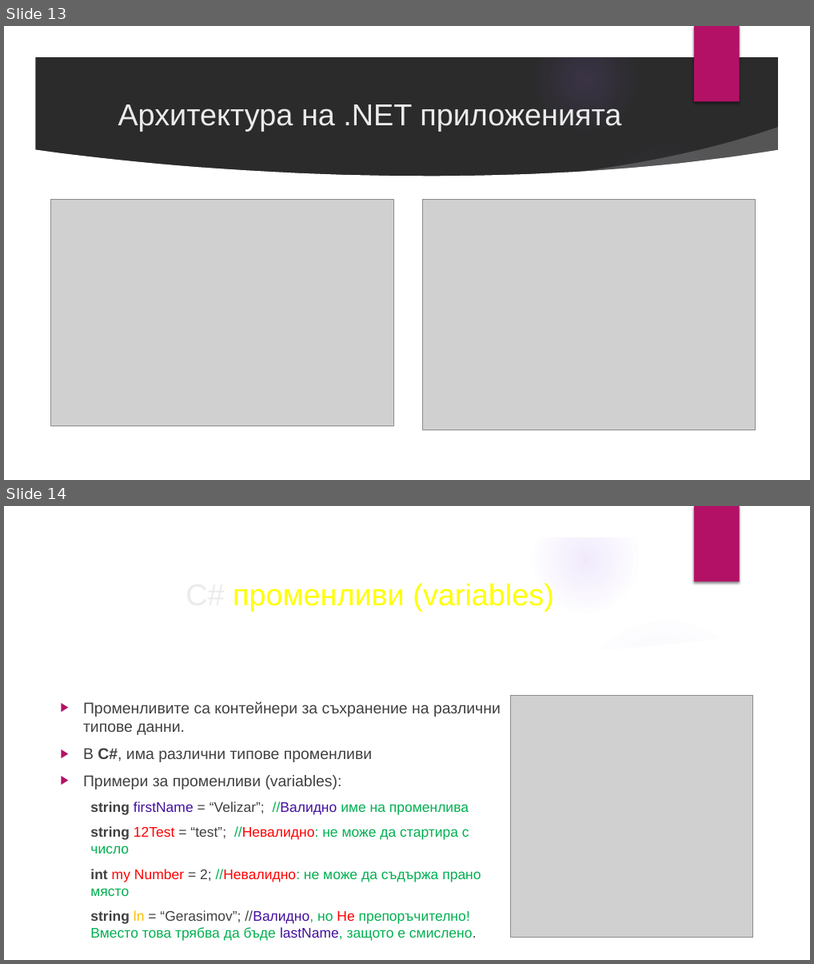
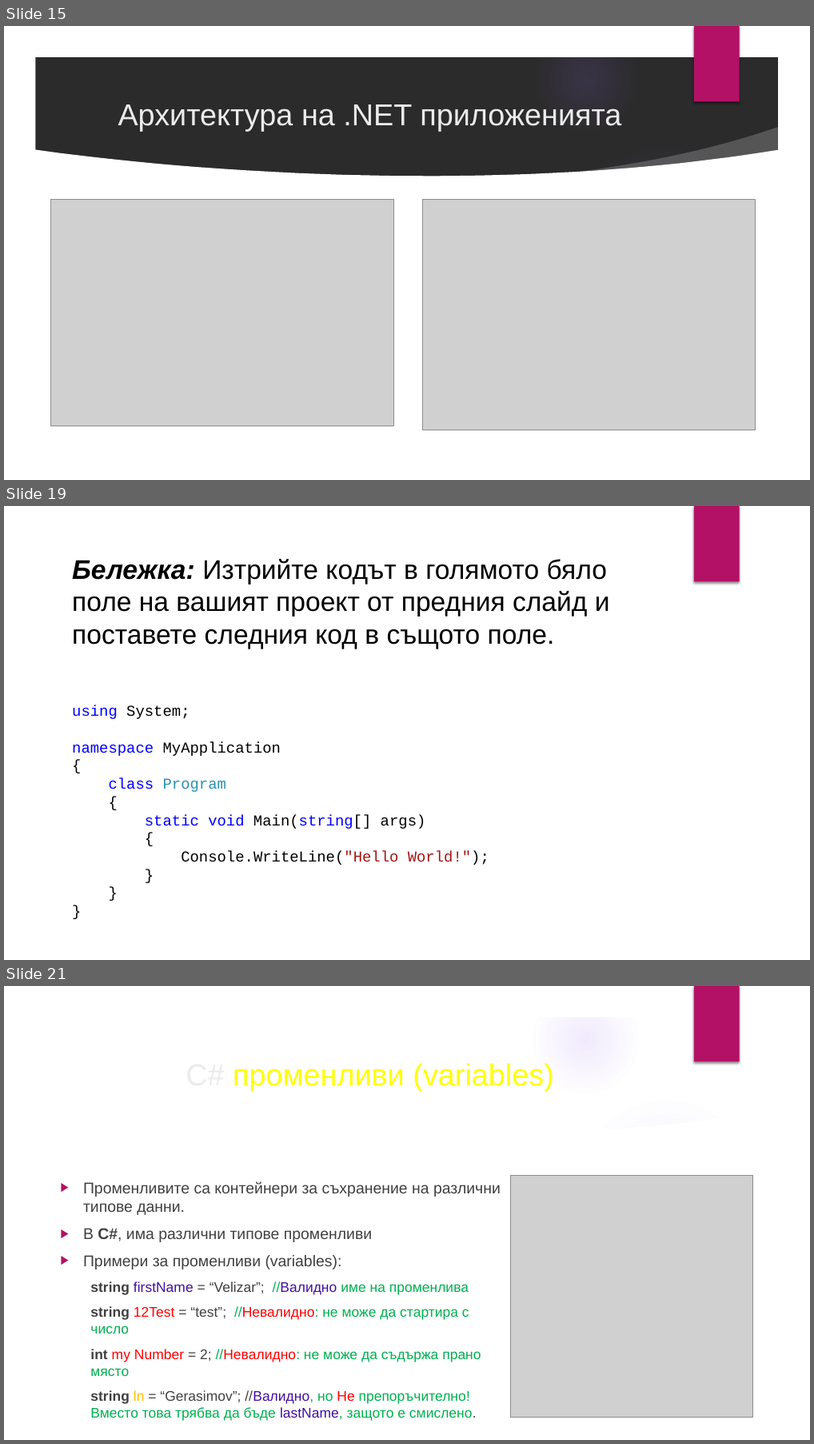
Before and after one commit to velizar92/CSharp-Programming-Presentations, a slide deck: C# Basics.pptx. Shown one above the other, each under a label of ours: slides 13 and 14 before the commit, slides 15, 19 and 21 after it; the slides between them are not shown. The pictures are 814x964 and 814x1444 pixels, drawn with LibreOffice and Linux fonts; fonts in the diff are those of the drawing; grey boxes stand for pictures; background and template pictures are left out; a plain dark background stands for a picture behind light text. Boxes give left, top, right and bottom in pixels: in the first picture for what was removed or moved away, otherwise in the second. Text is boxed around its words. In the diff, an @@ line names an element or a change of style, - is before the commit and + after.

```diff
--- a/C# Basics.pptx
+++ b/C# Basics.pptx
@@ slide 19 added at [4,506,810,960], background #FFFFFF; not listed: 1 template element that a slide beside it also shows @@
@@ text added at [72,559,610,649], 32 pt, text #000000 @@
+Бележка: Изтрийте кодът в голямото бяло поле на вашият проект от предния слайд и поставете следния код в същото поле.
@@ text added at [72,705,490,864], 18 pt, text #000000 @@
+using System;
+namespace MyApplication
+{
+class Program
+{
+static void Main(string[] args)
+{
+Console.WriteLine("Hello World!");
+}
+}
+}
@@ what was slide 13 is now slide 15 @@
@@ what was slide 14 is now slide 21 @@
```
Also in this commit, not shown: 5 slides changed, 7 other slides added, 1 slide removed.
